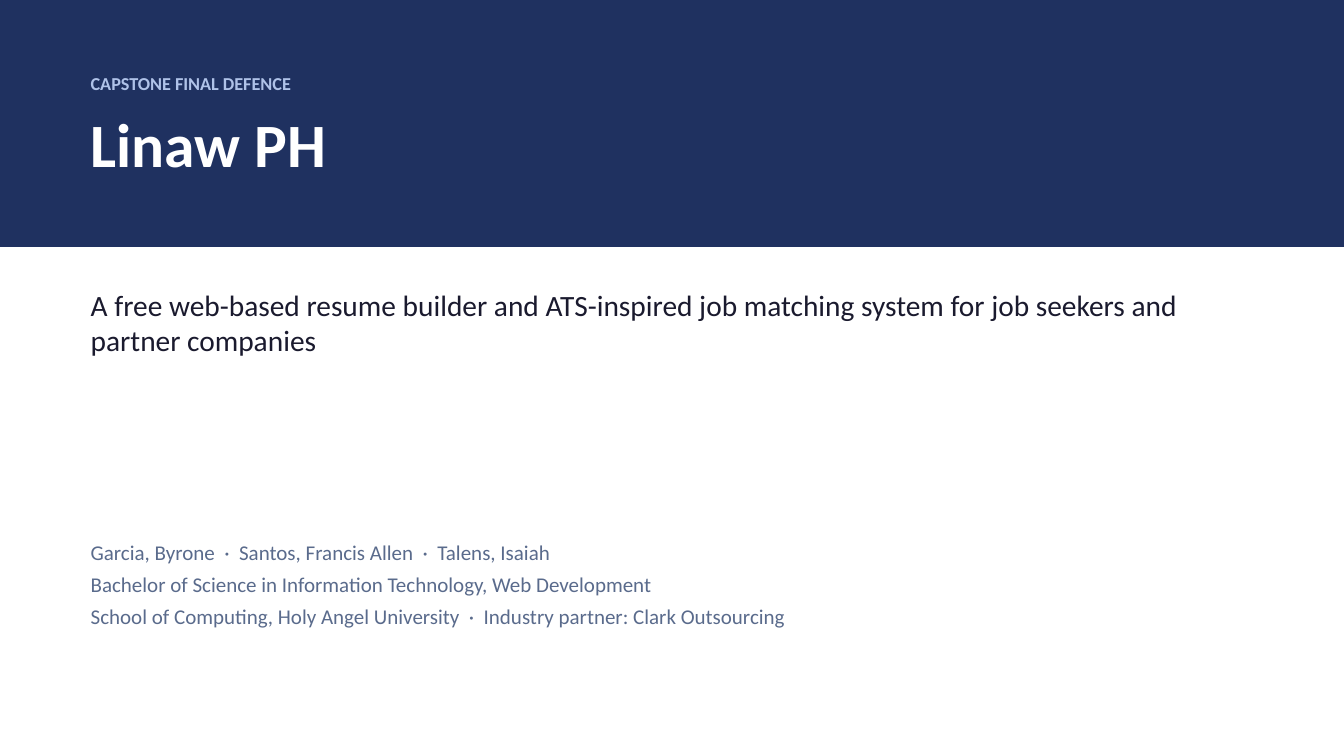
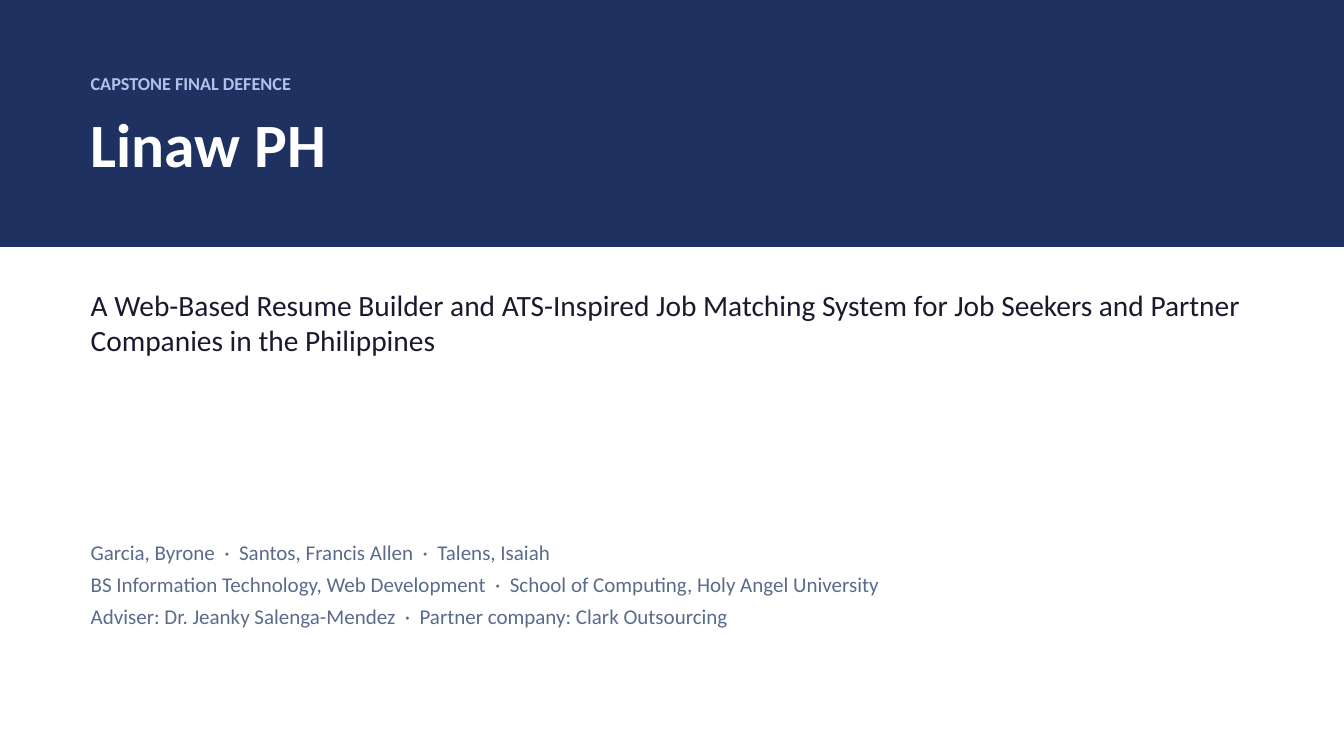
Before and after one commit to Talenss/CapstoneWebsite, a slide deck: slide 1 of 05_Website_Angular/docs/Linaw-PH-Defence-Presentation.pptx. Drawn at 1344x756 pixels with LibreOffice and Linux fonts; fonts in the diff are those of the drawing. Boxes give left, top, right and bottom in pixels: in the first picture for what was removed or moved away, otherwise in the second. Text is boxed around its words. In the diff, an @@ line names an element or a change of style, - is before the commit and + after.

```diff
--- a/05_Website_Angular/docs/Linaw-PH-Defence-Presentation.pptx
+++ b/05_Website_Angular/docs/Linaw-PH-Defence-Presentation.pptx
@@ text at (91, 295, 1240, 356): text changed @@
-A free web-based resume builder and ATS-inspired job matching system for job seekers and partner companies
+A Web-Based Resume Builder and ATS-Inspired Job Matching System for Job Seekers and Partner Companies in the Philippines
@@ text at (91, 577, 879, 628): text changed @@
-Bachelor of Science in Information Technology, Web Development
-School of Computing, Holy Angel University · Industry partner: Clark Outsourcing
+BS Information Technology, Web Development · School of Computing, Holy Angel University
+Adviser: Dr. Jeanky Salenga-Mendez · Partner company: Clark Outsourcing
```
Also in this commit, not shown: 3 other slides changed, 19 slides added, 18 slides removed, 1 other file.
